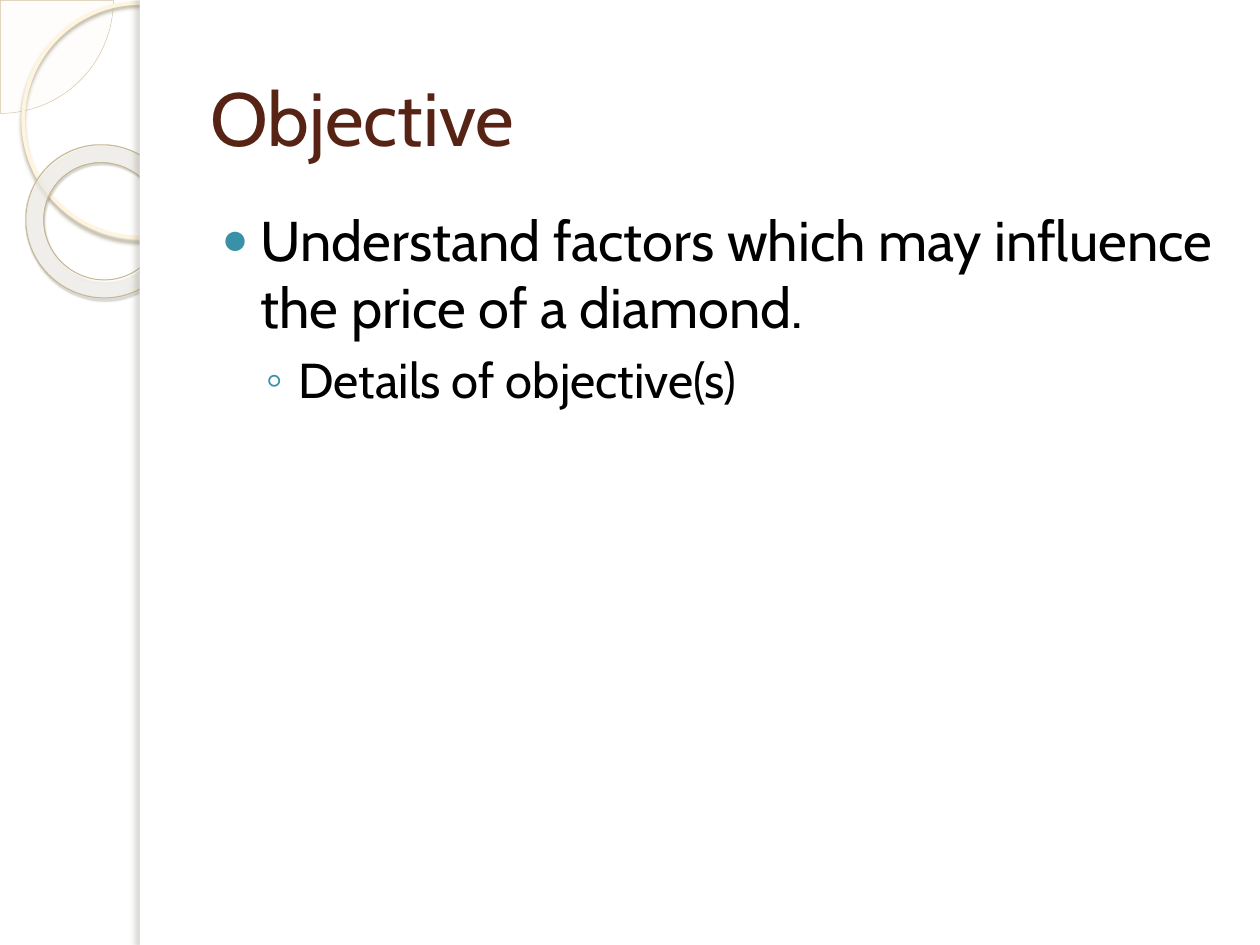
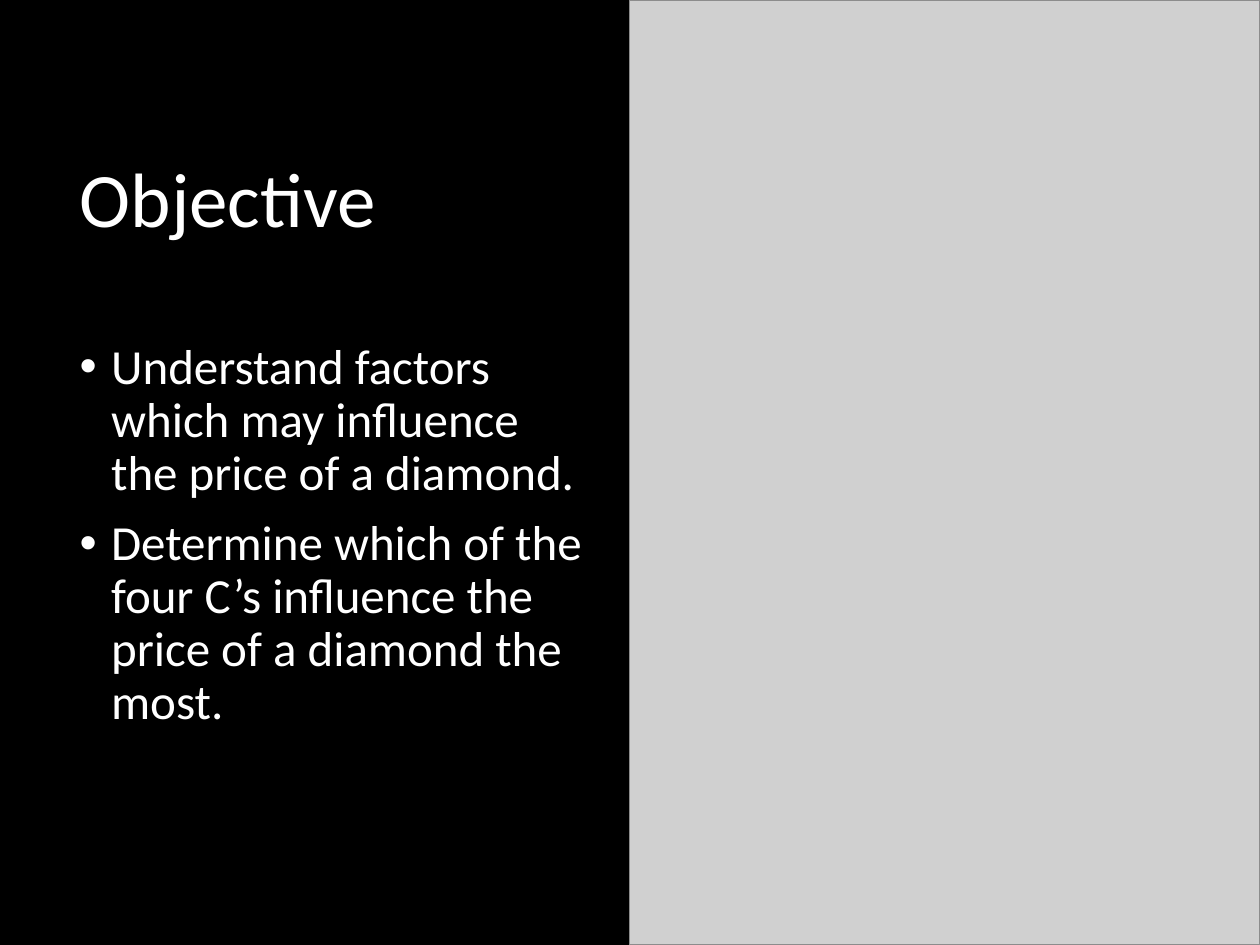
Before and after one commit to Chaos-Actual/4061inet, a slide deck: slide 2 of presentation outline.pptx. Drawn at 1260x945 pixels with LibreOffice and Linux fonts; fonts in the diff are those of the drawing; grey boxes stand for pictures; background and template pictures are left out. Boxes give left, top, right and bottom in pixels: in the first picture for what was removed or moved away, otherwise in the second. Text is boxed around its words. In the diff, an @@ line names an element or a change of style, - is before the commit and + after.

```diff
--- a/presentation outline.pptx
+++ b/presentation outline.pptx
@@ background picture (left out) to #000000 @@
@@ pie slice (boxed as its full ellipse) removed at box(0, 0, 113, 113) @@
@@ ellipse removed at box(23, 3, 257, 237) @@
@@ rectangle removed at box(140, 0, 1260, 945) @@
@@ rectangle removed at box(140, 0, 150, 945) @@
@@ picture added at box(630, 0, 1260, 945) @@
@@ title "Objective": place and size @@
-title "Objective" at box(210, 89, 514, 162)
+title "Objective" at box(80, 173, 376, 241)
@@ title "Objective" at box(80, 173, 376, 241): size 43 to 44 pt, font Cabin to Calibri, text colour #572314 to #FFFFFF; line spacing 1 to 0.9 @@
@@ donut removed at box(0, 113, 211, 329) @@
@@ text "Understand factors which may influence ...": place and size @@
-text "Understand factors which may influence ..." at box(261, 219, 1212, 409)
+text "Understand factors which may influence ..." at box(111, 350, 581, 720)
@@ text at box(111, 350, 574, 498): size 32 to 28 pt, font Cabin to Calibri, text colour #000000 to #FFFFFF in "Understand factors which may influence the price ..."; bullet ● to •; line spacing 1 to 0.9; more space between paragraphs @@
@@ text at box(111, 526, 581, 720): text changed; font Cabin to Calibri; text colour #000000 to #FFFFFF @@
-  ◦ Details of objective(s)
+• Determine which of the four C’s influence the price of a diamond the most.
```
Also in this commit, not shown: 2 other slides changed, 8 slides added, 3 slides removed, 3 other files.
